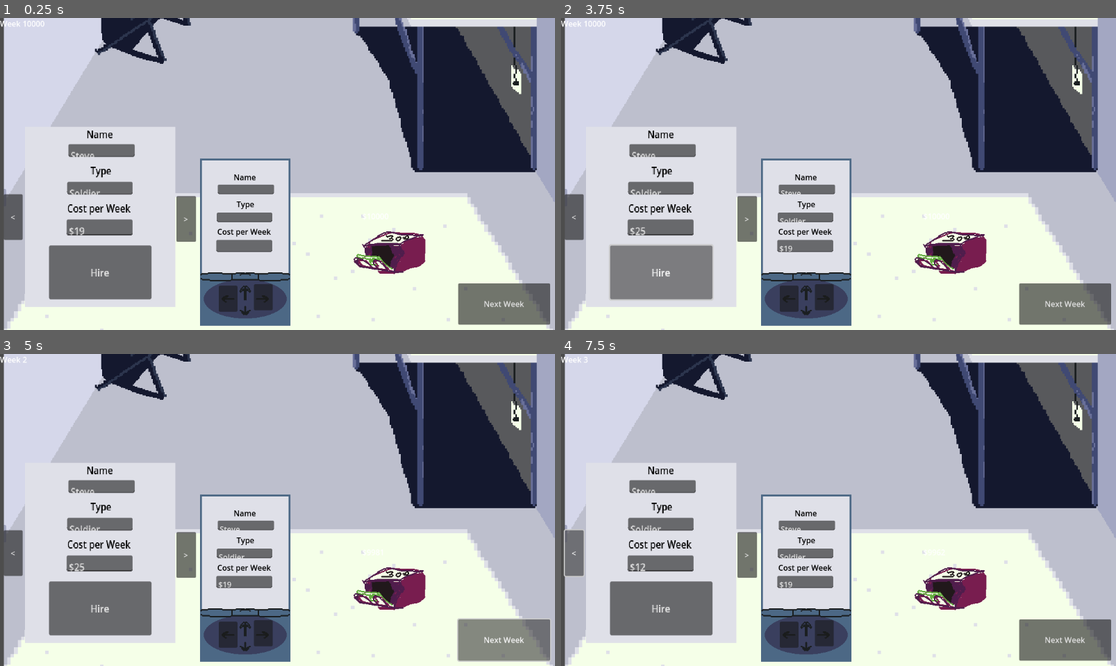
Above: before the commit, frames 1-4 (two rows, left to right).
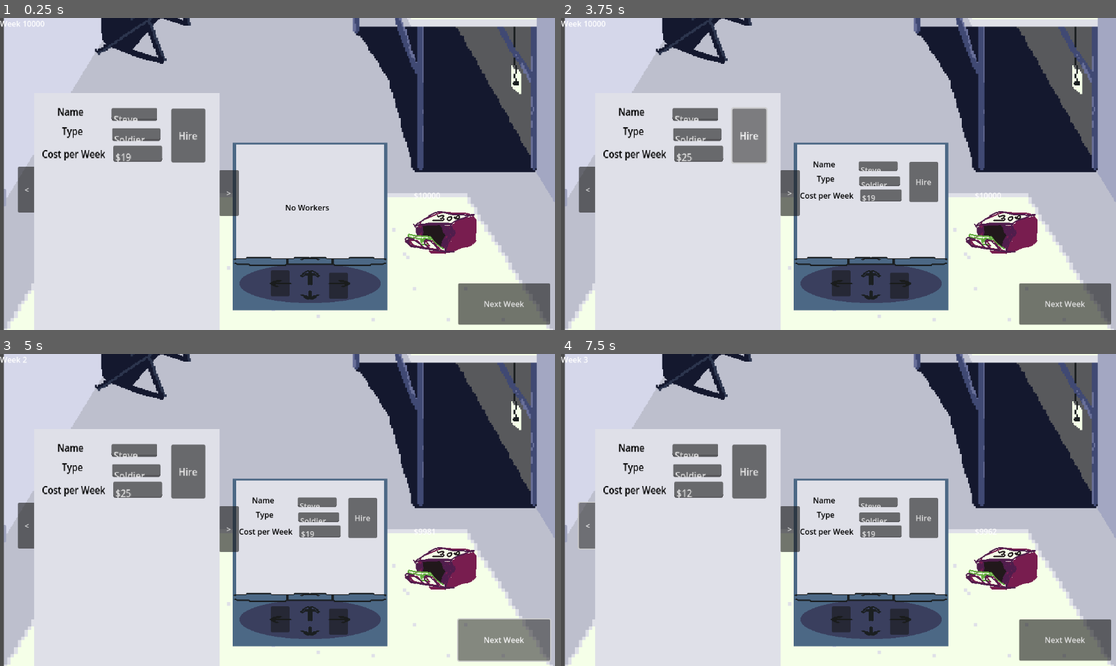
Above: after the commit, the same moments.

Repository: deruitda/ludum-dare-58
Game: Godot game, scene res://main.tscn
Same seed, same stepped clock (60 frames per second), same inputs: the game is played once before the commit and once after it.
Inputs (mouse positions are in pixels of both pictures, inside the frame that each line leads up to; where the layout moved, square brackets give the same spot in the first picture):
- Up to frame 1 (0.25 s): no input
- Up to frame 2 (3.75 s): click (838, 283) [788, 298] at 0.5 s; click (899, 286) [821, 298] at 1.25 s; click "<" at 2 s; click ">" at 2.75 s; click "Hire" at 3.5 s
- Up to frame 3 (5 s): click "Next Week" at 4.25 s
- Up to frame 4 (7.5 s): click "Next Week" at 5 s; click (838, 619) [788, 634] at 5.75 s; click (899, 622) [821, 634] at 6.5 s; click "<" at 7.25 s

The runs differ from the first frame. In frame 1, 32% of the frame differs, in the area x 0-86%, y 24-100%; in frame 2, 32%; in frame 3, 32%; in frame 4, 32%.
Error before the commit: Out of bounds get index '-1' (on base: 'Array[Worker]') (res://desk/phone.gd:47)
Error after the commit: Out of bounds get index '-1' (on base: 'Array[Worker]') (res://desk/phone.gd:44)

Commit message:
worker view

Diff:
--- a/desk/Resumes/resume.gd
+++ b/desk/Resumes/resume.gd
@@ -2,30 +2,22 @@
 
 class_name Resume
 
-signal on_hire_button_pressed()
-
-@onready var resume: Control = $Resume
+signal on_hire_button_pressed(worker: Worker)
+@onready var worker_view: WorkerView = $WorkerView
 @onready var no_resumes_left: Control = $NoResumesLeft
 
-@export var name_value: TextEdit
-@export var type_value: TextEdit
-@export var cost_value: TextEdit
 
 func set_worker(adding_worker: Worker):
 	set_resume_screen()
-	name_value.text = adding_worker.worker_name
-	type_value.text = adding_worker.worker_type.type
-	cost_value.text = "$" + str(adding_worker.cost_per_week)
+	worker_view.set_worker(adding_worker)
 
 func set_resume_screen():
-	resume.visible = true
+	worker_view.visible = true
 	no_resumes_left.visible = false
 
 func set_no_resumes_left_screen():
-	resume.visible = false
+	worker_view.visible = false
 	no_resumes_left.visible = true
 
-
-func _on_hire_button_button_up() -> void:
-	print("hiya")
-	on_hire_button_pressed.emit()
+func _on_worker_view_action_button_pressed(worker: Worker) -> void:
+	on_hire_button_pressed.emit(worker)
--- a/desk/Resumes/resume.tscn
+++ b/desk/Resumes/resume.tscn
@@ -1,82 +1,19 @@
-[gd_scene load_steps=4 format=3 uid="uid://148tvjdfcv2j"]
+[gd_scene load_steps=5 format=3 uid="uid://148tvjdfcv2j"]
 
 [ext_resource type="Script" uid="uid://d22jpy3e2lp35" path="res://desk/Resumes/resume.gd" id="1_u5s1c"]
-[ext_resource type="Texture2D" uid="uid://d355ftby527bc" path="res://assets/proto/paper.png" id="1_xtlrx"]
 [ext_resource type="LabelSettings" uid="uid://djkpwc0lasqli" path="res://desk/Resumes/resume_label.tres" id="2_csx3w"]
+[ext_resource type="PackedScene" uid="uid://dbwt8k6axdtsr" path="res://ui/paper.tscn" id="2_xtlrx"]
+[ext_resource type="PackedScene" uid="uid://cxh3bwtvp3el1" path="res://ui/worker_view.tscn" id="3_tuj84"]
 
-[node name="Resume" type="Sprite2D" node_paths=PackedStringArray("name_value", "type_value", "cost_value")]
+[node name="Resume" type="Sprite2D"]
 scale = Vector2(1.1818181, 1.3483754)
-texture = ExtResource("1_xtlrx")
 script = ExtResource("1_u5s1c")
-name_value = NodePath("Resume/NameValue")
-type_value = NodePath("Resume/TypeValue")
-cost_value = NodePath("Resume/CostValue")
 
-[node name="Resume" type="Control" parent="."]
-layout_mode = 3
-anchors_preset = 0
-offset_left = -132.0
-offset_top = -137.94379
-offset_right = 132.30768
-offset_bottom = 137.94379
+[node name="Paper" parent="." instance=ExtResource("2_xtlrx")]
+position = Vector2(18.615387, 39.770073)
+scale = Vector2(1.2339743, 1.3460509)
 
-[node name="NameLabel" type="Label" parent="Resume"]
-layout_mode = 0
-offset_left = 108.30769
-offset_top = -0.7416167
-offset_right = 155.3077
-offset_bottom = 22.258383
-text = "Name"
-label_settings = ExtResource("2_csx3w")
-horizontal_alignment = 1
-
-[node name="NameValue" type="TextEdit" parent="Resume"]
-layout_mode = 0
-offset_left = 76.15385
-offset_top = 25.957174
-offset_right = 192.9231
-offset_bottom = 45.98127
-
-[node name="TypeLabel" type="Label" parent="Resume"]
-layout_mode = 0
-offset_left = 110.0
-offset_top = 54.880867
-offset_right = 157.0
-offset_bottom = 77.88087
-text = "Type"
-label_settings = ExtResource("2_csx3w")
-horizontal_alignment = 1
-
-[node name="TypeValue" type="TextEdit" parent="Resume"]
-layout_mode = 0
-offset_left = 73.61539
-offset_top = 83.804565
-offset_right = 188.69232
-offset_bottom = 103.828674
-
-[node name="CostLabel" type="Label" parent="Resume"]
-layout_mode = 0
-offset_left = 74.46153
-offset_top = 112.72825
-offset_right = 186.46153
-offset_bottom = 135.72824
-text = "Cost per Week"
-label_settings = ExtResource("2_csx3w")
-
-[node name="CostValue" type="TextEdit" parent="Resume"]
-layout_mode = 0
-offset_left = 72.76923
-offset_top = 141.65196
-offset_right = 188.6923
-offset_bottom = 166.86748
-
-[node name="HireButton" type="Button" parent="Resume"]
-layout_mode = 0
-offset_left = 42.30769
-offset_top = 182.44177
-offset_right = 222.3077
-offset_bottom = 265.44177
-text = "Hire"
+[node name="WorkerView" parent="." instance=ExtResource("3_tuj84")]
 
 [node name="NoResumesLeft" type="Control" parent="."]
 visible = false
@@ -95,4 +32,4 @@
 Try again next week."
 label_settings = ExtResource("2_csx3w")
 
-[connection signal="button_up" from="Resume/HireButton" to="." method="_on_hire_button_button_up"]
+[connection signal="action_button_pressed" from="WorkerView" to="." method="_on_worker_view_action_button_pressed"]
--- a/desk/Resumes/resumes.gd
+++ b/desk/Resumes/resumes.gd
@@ -38,7 +38,8 @@
 	resume.set_worker(candidate_manager.get_hierable_workers()[current_index])
 
 
-func _on_resume_on_hire_button_pressed() -> void:
+func _on_resume_on_hire_button_pressed(worker: Worker) -> void:
+	print("hire button")
 	candidate_manager.hire_worker_by_index(current_index)
 	var number_of_hireable_workers = candidate_manager.get_number_of_hierable_workers()
 
--- a/desk/Resumes/resumes.tscn
+++ b/desk/Resumes/resumes.tscn
@@ -15,13 +15,14 @@
 text = "<"
 
 [node name="Right" type="Button" parent="."]
-offset_left = 158.0
-offset_top = -43.0
-offset_right = 199.0
-offset_bottom = 52.0
+offset_left = 218.0
+offset_top = -40.0
+offset_right = 259.0
+offset_bottom = 55.0
 text = ">"
 
 [node name="Resume" parent="." instance=ExtResource("2_w0461")]
+position = Vector2(5, -2)
 
 [connection signal="pressed" from="Left" to="." method="_on_left_pressed"]
 [connection signal="pressed" from="Right" to="." method="_on_right_pressed"]
--- a/desk/phone.gd
+++ b/desk/phone.gd
@@ -2,8 +2,7 @@
 class_name Phone
 
 @onready var worker_manager: WorkerManager
-
-@export var worker_screen: Control
+@onready var worker_view: WorkerView = $WorkerView
 @export var no_worker_screen: Control
 
 @export var name_value: TextEdit
@@ -29,14 +28,12 @@
 		initialized = true
 
 func set_has_workers():
-	worker_screen.visible = true
+	worker_view.visible = true
 	no_worker_screen.visible = false
 
 func show_worker(worker: Worker):
 	set_has_workers()
-	name_value.text = worker.worker_name
-	type_value.text = worker.worker_type.type
-	cost_value.text = "$" + str(worker.cost_per_week)
+	worker_view.set_worker(worker)
 
 func _on_left_pressed() -> void:
 	var number_of_workers = worker_manager.get_number_of_workers()
--- a/desk/phone.tscn
+++ b/desk/phone.tscn
@@ -1,90 +1,39 @@
-[gd_scene load_steps=4 format=3 uid="uid://cg62p43atjvcx"]
+[gd_scene load_steps=5 format=3 uid="uid://cg62p43atjvcx"]
 
 [ext_resource type="Texture2D" uid="uid://dv1noa142snri" path="res://assets/proto/phone.png" id="1_l1i1x"]
 [ext_resource type="Script" uid="uid://ltygev2lcgig" path="res://desk/phone.gd" id="2_4jse3"]
 [ext_resource type="LabelSettings" uid="uid://djkpwc0lasqli" path="res://desk/Resumes/resume_label.tres" id="3_fo3w8"]
+[ext_resource type="PackedScene" uid="uid://cxh3bwtvp3el1" path="res://ui/worker_view.tscn" id="3_ptgd1"]
 
-[node name="Phone" type="Sprite2D" node_paths=PackedStringArray("worker_screen", "no_worker_screen", "name_value", "type_value", "cost_value")]
+[node name="Phone" type="Sprite2D" node_paths=PackedStringArray("no_worker_screen")]
+script = ExtResource("2_4jse3")
+no_worker_screen = NodePath("NoWorkers")
+
+[node name="Sprite2D" type="Sprite2D" parent="."]
+position = Vector2(15.625013, -12)
+scale = Vector2(1.7061169, 1)
 texture = ExtResource("1_l1i1x")
-script = ExtResource("2_4jse3")
-worker_screen = NodePath("WorkerScreen")
-no_worker_screen = NodePath("NoWorkers")
-name_value = NodePath("WorkerScreen/NameValue")
-type_value = NodePath("WorkerScreen/TypeValue")
-cost_value = NodePath("WorkerScreen/CostValue")
 
 [node name="LeftButton" type="Button" parent="."]
-offset_left = -55.0
-offset_top = 91.0
-offset_right = -16.0
-offset_bottom = 145.0
+offset_left = -66.0
+offset_top = 79.0
+offset_right = -27.0
+offset_bottom = 133.0
 
 [node name="RightButton" type="Button" parent="."]
-offset_left = 18.0
-offset_top = 88.0
-offset_right = 57.0
-offset_bottom = 142.0
+offset_left = 55.0
+offset_top = 84.0
+offset_right = 94.0
+offset_bottom = 138.0
 
-[node name="WorkerScreen" type="Control" parent="."]
-layout_mode = 3
-anchors_preset = 0
-offset_left = -91.0
-offset_top = -169.0
-offset_right = 93.0
-offset_bottom = 61.0
-
-[node name="NameLabel" type="Label" parent="WorkerScreen"]
-layout_mode = 0
-offset_left = 66.53846
-offset_top = 23.000006
-offset_right = 113.53846
-offset_bottom = 46.000008
-text = "Name"
-label_settings = ExtResource("3_fo3w8")
-horizontal_alignment = 1
-
-[node name="NameValue" type="TextEdit" parent="WorkerScreen"]
-layout_mode = 0
-offset_left = 34.384613
-offset_top = 49.6988
-offset_right = 151.15387
-offset_bottom = 69.72289
-
-[node name="TypeLabel" type="Label" parent="WorkerScreen"]
-layout_mode = 0
-offset_left = 68.23077
-offset_top = 78.62249
-offset_right = 115.23077
-offset_bottom = 101.62249
-text = "Type"
-label_settings = ExtResource("3_fo3w8")
-horizontal_alignment = 1
-
-[node name="TypeValue" type="TextEdit" parent="WorkerScreen"]
-layout_mode = 0
-offset_left = 31.846153
-offset_top = 107.54619
-offset_right = 146.9231
-offset_bottom = 127.5703
-
-[node name="CostLabel" type="Label" parent="WorkerScreen"]
-layout_mode = 0
-offset_left = 32.6923
-offset_top = 136.46988
-offset_right = 144.69229
-offset_bottom = 159.46988
-text = "Cost per Week"
-label_settings = ExtResource("3_fo3w8")
-
-[node name="CostValue" type="TextEdit" parent="WorkerScreen"]
-layout_mode = 0
-offset_left = 31.0
-offset_top = 165.39359
-offset_right = 146.92307
-offset_bottom = 190.6091
+[node name="WorkerView" parent="." instance=ExtResource("3_ptgd1")]
+visible = false
+offset_left = -141.0
+offset_top = -157.0
+offset_right = 189.0
+offset_bottom = -39.056213
 
 [node name="NoWorkers" type="Control" parent="."]
-visible = false
 layout_mode = 3
 anchors_preset = 0
 offset_right = 40.0
@@ -92,11 +41,11 @@
 
 [node name="Label" type="Label" parent="NoWorkers"]
 layout_mode = 0
-offset_left = -47.0
-offset_top = -57.0
-offset_right = 41.0
-offset_bottom = -27.0
-text = "NoWorkers"
+offset_left = -36.0
+offset_top = -63.0
+offset_right = 52.0
+offset_bottom = -33.0
+text = "No Workers"
 label_settings = ExtResource("3_fo3w8")
 
 [connection signal="button_up" from="LeftButton" to="." method="_on_left_pressed"]
--- a/desk/room.tscn
+++ b/desk/room.tscn
@@ -18,13 +18,13 @@
 texture = ExtResource("2_bnidx")
 
 [node name="Phone" parent="." instance=ExtResource("3_4is0s")]
-position = Vector2(509, 465)
+position = Vector2(628, 445)
 
 [node name="MoneyCounter" parent="." instance=ExtResource("4_4is0s")]
-position = Vector2(813, 486)
+position = Vector2(920, 443)
 
 [node name="Resumes" parent="." instance=ExtResource("2_xcxlp")]
-position = Vector2(208, 413)
+position = Vector2(237, 356)
 
 [node name="ProgressButton" type="Button" parent="."]
 offset_left = 951.0
--- /dev/null
+++ b/ui/paper.tscn
@@ -0,0 +1,6 @@
+[gd_scene load_steps=2 format=3 uid="uid://dbwt8k6axdtsr"]
+
+[ext_resource type="Texture2D" uid="uid://d355ftby527bc" path="res://assets/proto/paper.png" id="1_t2472"]
+
+[node name="Paper" type="Sprite2D"]
+texture = ExtResource("1_t2472")
--- /dev/null
+++ b/ui/worker_view.gd
@@ -0,0 +1,20 @@
+extends Control
+class_name WorkerView
+@export var name_value: TextEdit
+@export var type_value: TextEdit
+@export var cost_value: TextEdit
+
+@onready var worker: Worker
+signal action_button_pressed(worker: Worker)
+
+func set_worker(new_worker: Worker):
+	worker = new_worker
+	name_value.text = worker.worker_name
+	type_value.text = worker.worker_type.type
+	cost_value.text = "$" + str(worker.cost_per_week)
+
+
+func _on_action_button_button_up() -> void:
+	print("pressed")
+	action_button_pressed.emit(worker)
+	pass # Replace with function body.
--- /dev/null
+++ b/ui/worker_view.tscn
@@ -0,0 +1,76 @@
+[gd_scene load_steps=3 format=3 uid="uid://cxh3bwtvp3el1"]
+
+[ext_resource type="Script" uid="uid://bhxe7id87216u" path="res://ui/worker_view.gd" id="1_06gpd"]
+[ext_resource type="LabelSettings" uid="uid://djkpwc0lasqli" path="res://desk/Resumes/resume_label.tres" id="1_arx87"]
+
+[node name="WorkerView" type="Control" node_paths=PackedStringArray("name_value", "type_value", "cost_value")]
+layout_mode = 3
+anchors_preset = 0
+offset_left = -140.0
+offset_top = -134.0
+offset_right = 190.0
+offset_bottom = -16.056213
+script = ExtResource("1_06gpd")
+name_value = NodePath("NameValue")
+type_value = NodePath("TypeValue")
+cost_value = NodePath("CostValue")
+
+[node name="NameLabel" type="Label" parent="."]
+layout_mode = 0
+offset_left = 36.0
+offset_top = 4.000006
+offset_right = 83.0
+offset_bottom = 27.000006
+text = "Name"
+label_settings = ExtResource("1_arx87")
+horizontal_alignment = 1
+
+[node name="NameValue" type="TextEdit" parent="."]
+layout_mode = 0
+offset_left = 131.0
+offset_top = 9.943785
+offset_right = 211.76926
+offset_bottom = 29.96788
+
+[node name="TypeLabel" type="Label" parent="."]
+layout_mode = 0
+offset_left = 39.0
+offset_top = 34.0
+offset_right = 86.0
+offset_bottom = 57.0
+text = "Type"
+label_settings = ExtResource("1_arx87")
+horizontal_alignment = 1
+
+[node name="TypeValue" type="TextEdit" parent="."]
+layout_mode = 0
+offset_left = 132.0
+offset_top = 40.943787
+offset_right = 217.07693
+offset_bottom = 60.967896
+
+[node name="CostLabel" type="Label" parent="."]
+layout_mode = 0
+offset_left = 9.0
+offset_top = 69.0
+offset_right = 121.0
+offset_bottom = 92.0
+text = "Cost per Week"
+label_settings = ExtResource("1_arx87")
+
+[node name="CostValue" type="TextEdit" parent="."]
+layout_mode = 0
+offset_left = 134.0
+offset_top = 67.94379
+offset_right = 220.0
+offset_bottom = 93.1593
+
+[node name="HireButton" type="Button" parent="."]
+layout_mode = 0
+offset_left = 236.0
+offset_top = 10.943787
+offset_right = 296.0
+offset_bottom = 93.94379
+text = "Hire"
+
+[connection signal="button_up" from="HireButton" to="." method="_on_action_button_button_up"]
Not shown, added: ui/worker_view.gd.uid
